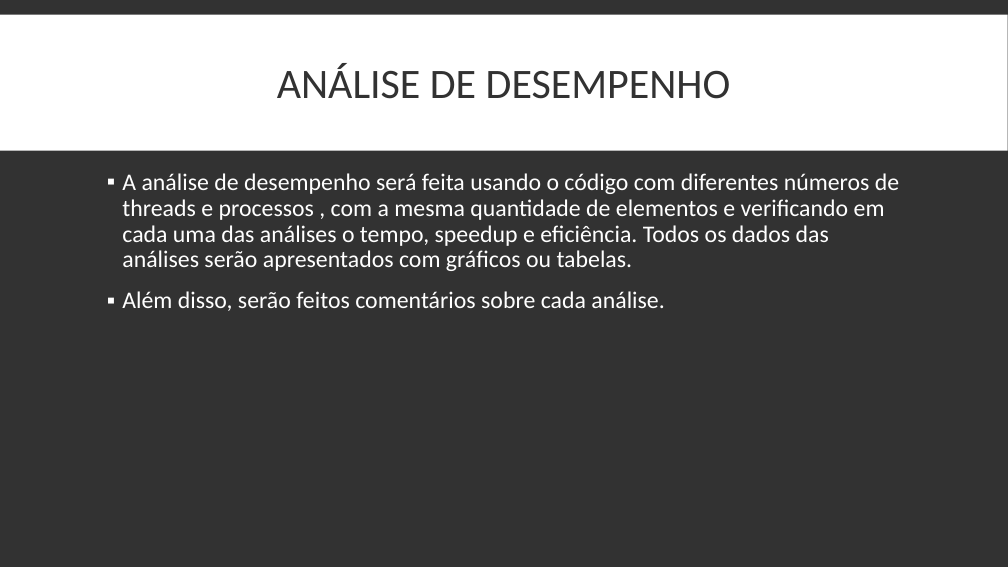
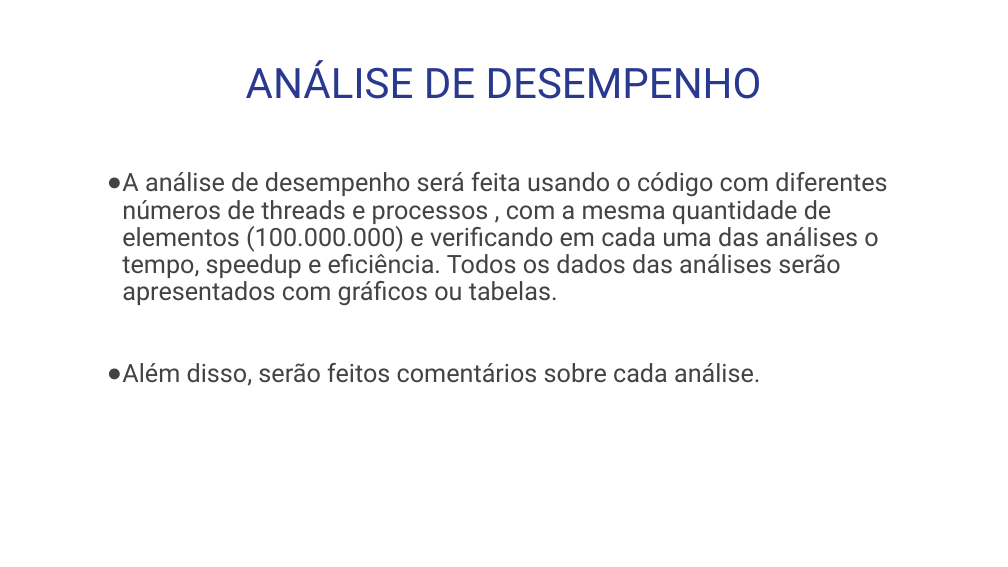
Before and after one commit to IgorTorquatto/Programacao_Concorrente, a slide deck: slide 4 of Projeto_Final/PROJETO.pptx. Drawn at 1008x567 pixels with LibreOffice and Linux fonts; fonts in the diff are those of the drawing. Boxes give left, top, right and bottom in pixels: in the first picture for what was removed or moved away, otherwise in the second. Text is boxed around its words. In the diff, an @@ line names an element or a change of style, - is before the commit and + after.

Commit message:
att slides

```diff
--- a/Projeto_Final/PROJETO.pptx
+++ b/Projeto_Final/PROJETO.pptx
@@ background #323232 to #FFFFFF @@
@@ rectangle removed at [0, 14, 1008, 150] @@
@@ title "ANÁLISE DE DESEMPENHO" at [246, 60, 762, 99]: font Calibri to Roboto, text colour #323232 to #2A3990 @@
@@ text at [122, 172, 887, 306]: text changed; size 17 to 18 pt; font Calibri to Roboto; text colour #FFFFFF to #434343 @@
-▪ A análise de desempenho será feita usando o código com diferentes números de threads e processos , com a mesma quantidade de elementos e verificando em cada uma das análises o tempo, speedup e eficiência. Todos os dados das análises serão apresentados com gráficos ou tabelas.
+● A análise de desempenho será feita usando o código com diferentes números de threads e processos , com a mesma quantidade de elementos (100.000.000) e verificando em cada uma das análises o tempo, speedup e eficiência. Todos os dados das análises serão apresentados com gráficos ou tabelas.
@@ text at [122, 363, 761, 386]: size 17 to 18 pt, font Calibri to Roboto, text colour #FFFFFF to #434343 in "Além disso, serão feitos comentários sobre cada ..."; bullet ▪ to ●; less space between paragraphs; bullet colour #FFFFFF to #434343 @@
```
Also in this commit, not shown: 4 other slides changed, 1 other file.
